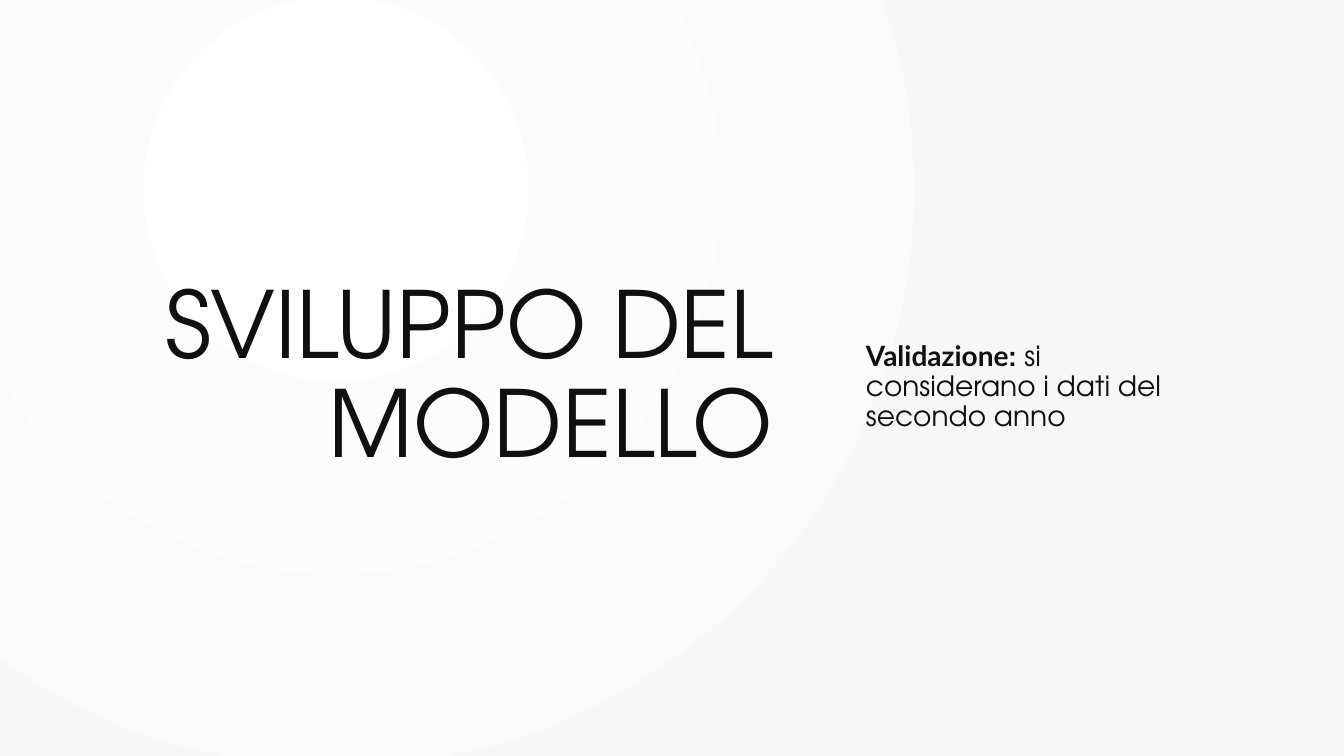
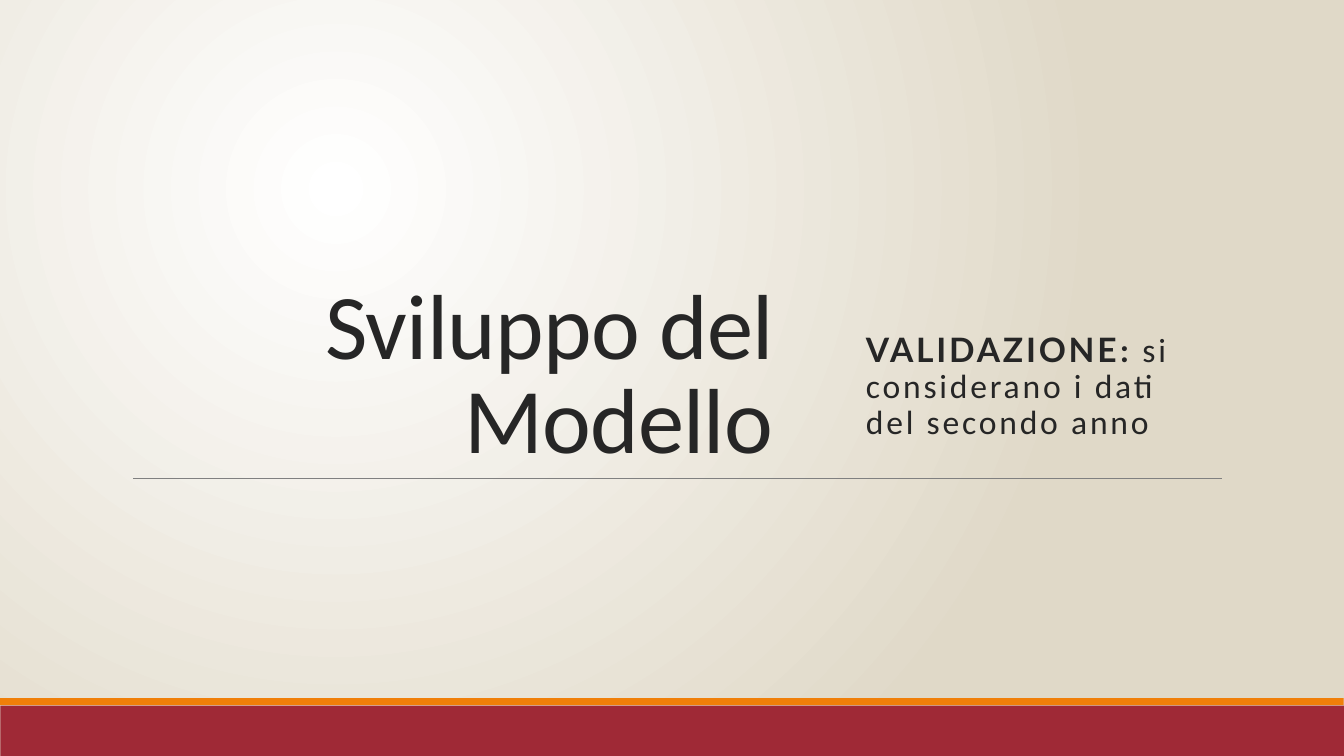
Before and after one commit to r1cky0/Italian-energy-consumption-prediction, a slide deck: slide 7 of presentazione_imad.pptx. Drawn at 1344x756 pixels with LibreOffice and Linux fonts; fonts in the diff are those of the drawing; background and template pictures are left out. Boxes give left, top, right and bottom in pixels: in the first picture for what was removed or moved away, otherwise in the second. Text is boxed around its words. In the diff, an @@ line names an element or a change of style, - is before the commit and + after.

```diff
--- a/presentazione_imad.pptx
+++ b/presentazione_imad.pptx
@@ background gradient #FFFFFF to #F8F8F8 to gradient #FFFFFF to #E0D9C8 @@
@@ title at <box>325,295,774,454</box>: text changed; font TeX Gyre Adventor to Calibri; text colour #101010 to #262626 @@
-SVILUPPO DEL MODELLO
+Sviluppo del Modello
@@ subtitle at <box>866,337,1166,434</box>: text changed; size 20 to 24 pt; font TeX Gyre Adventor to Calibri; text colour #101010 to #262626 @@
-Validazione: si considerano i dati del secondo anno
+VALIDAZIONE: si considerano i dati del secondo anno
@@ line added from (133, 479) to (1222, 479), #808080 0.5 pt @@
@@ rectangle added at <box>0,706,1344,756</box>, fill #9F2936 @@
@@ rectangle added at <box>0,699,1344,706</box>, fill #F07F09 @@
```
Also in this commit, not shown: 17 other slides changed, 1 slide added, 1 slide removed, 1 other file.
